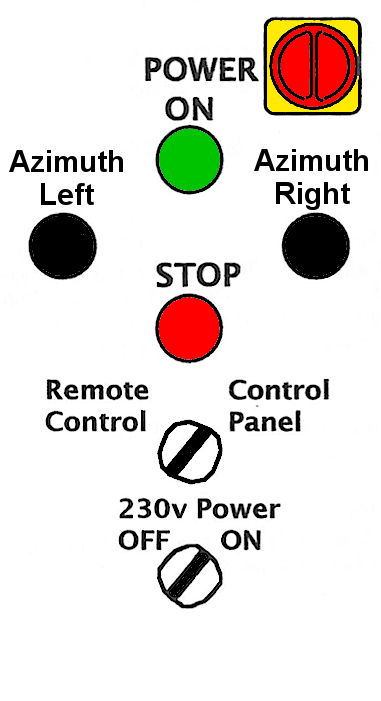
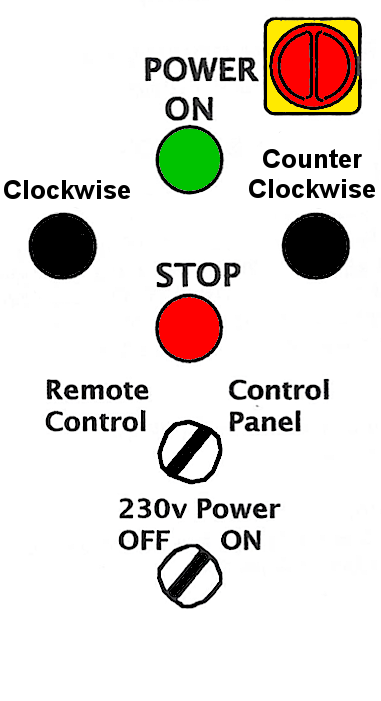
Comparing the layer stacks of the two 381x701 images. Changes:
renamed "Azimuth ... #1" to "Clockwise", painted on it over [left=4, top=150, right=130, bottom=205]
renamed "Azimuth ..." to "Counter ...", painted on it over [left=249, top=149, right=375, bottom=210]
